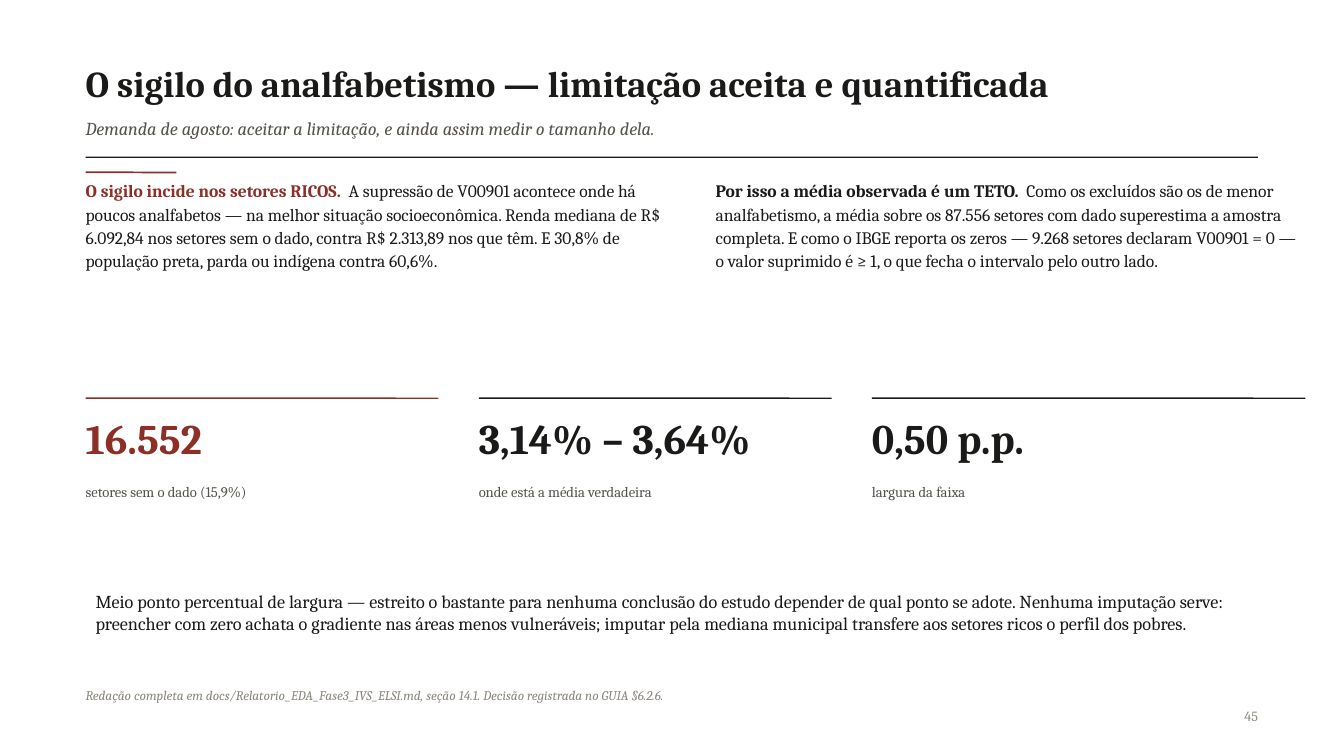
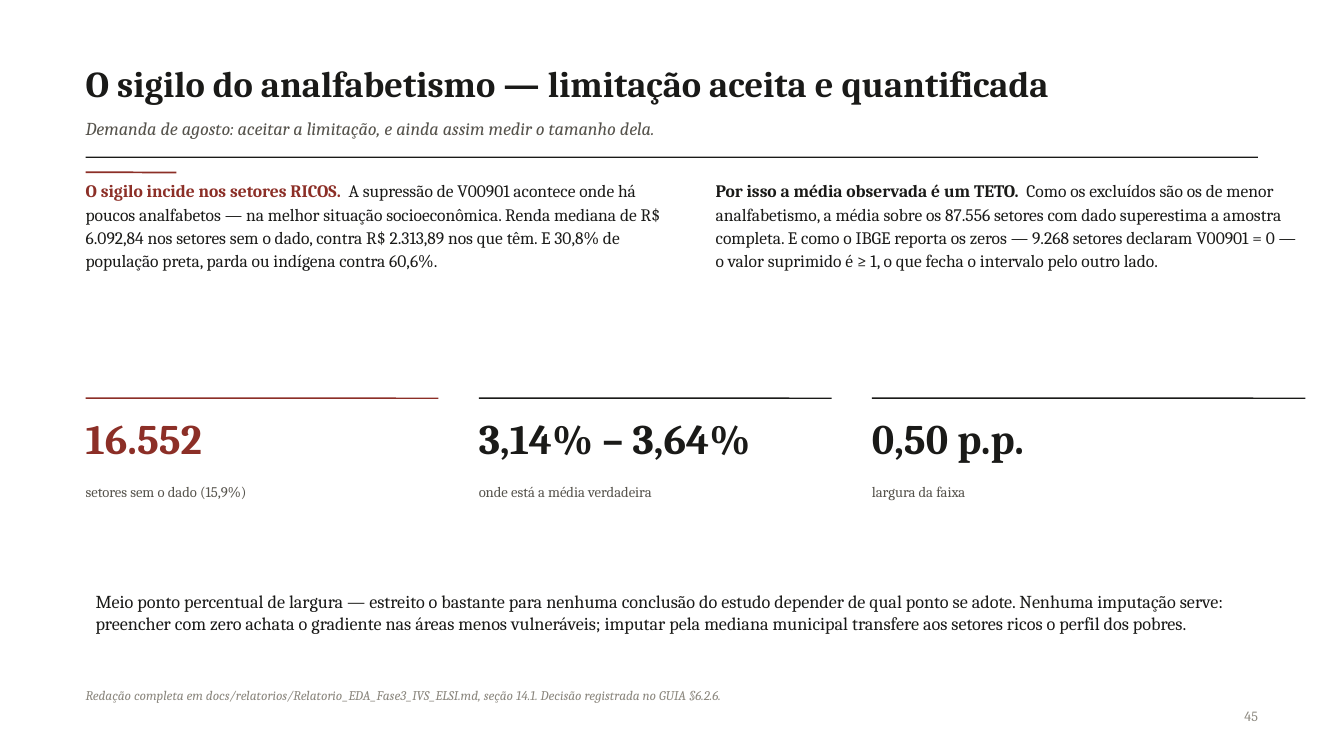
Before and after one commit to pedrinndias/Projeto_IVS_Censo, a slide deck: slide 88 of docs/Apresentacoes_IVS/Analise_Fatorial_NB04_2026-09.pptx. Drawn at 1344x756 pixels with LibreOffice and Linux fonts; fonts in the diff are those of the drawing. Boxes give left, top, right and bottom in pixels: in the first picture for what was removed or moved away, otherwise in the second. Text is boxed around its words. In the diff, an @@ line names an element or a change of style, - is before the commit and + after.

```diff
--- a/docs/Apresentacoes_IVS/Analise_Fatorial_NB04_2026-09.pptx
+++ b/docs/Apresentacoes_IVS/Analise_Fatorial_NB04_2026-09.pptx
@@ text at [86, 691, 721, 703]: text changed @@
-Redação completa em docs/Relatorio_EDA_Fase3_IVS_ELSI.md, seção 14.1. Decisão registrada no GUIA §6.2.6.
+Redação completa em docs/relatorios/Relatorio_EDA_Fase3_IVS_ELSI.md, seção 14.1. Decisão registrada no GUIA §6.2.6.
```
Also in this commit, not shown: 4 other slides changed, 1 other file.
